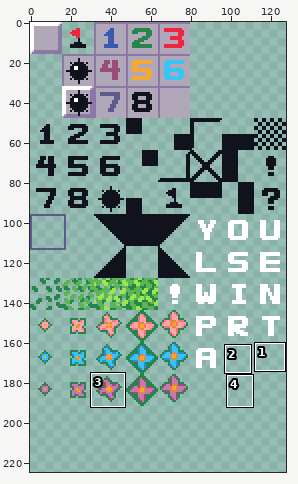
Two versions of one sprite sheet, assets/minesweeper.png. Above: a wide view before the commit, with the close-up outlined.
Close-up. Old version:
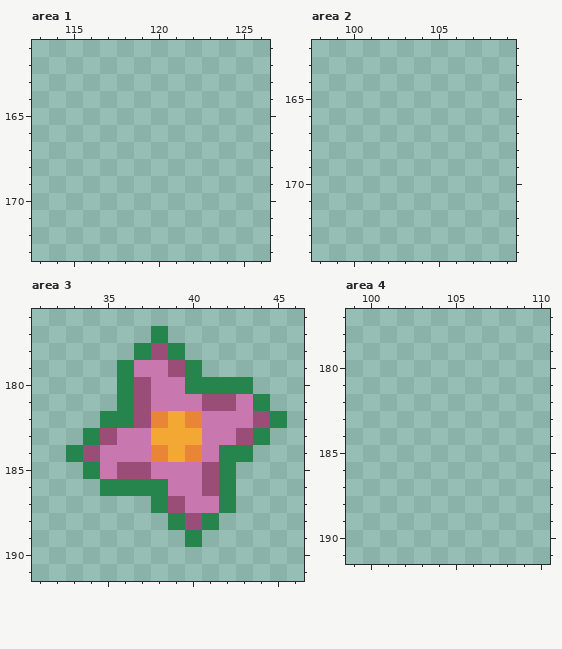
The file is 128x256 pixels. Shown: area 1: x 113..126, y 161..173; area 2: x 98..109, y 162..174; area 3: x 31..46, y 176..191; area 4: x 99..110, y 177..191. The wide view leaves out empty margins. The commit also changed other parts of the picture, which this record leaves out.
After:
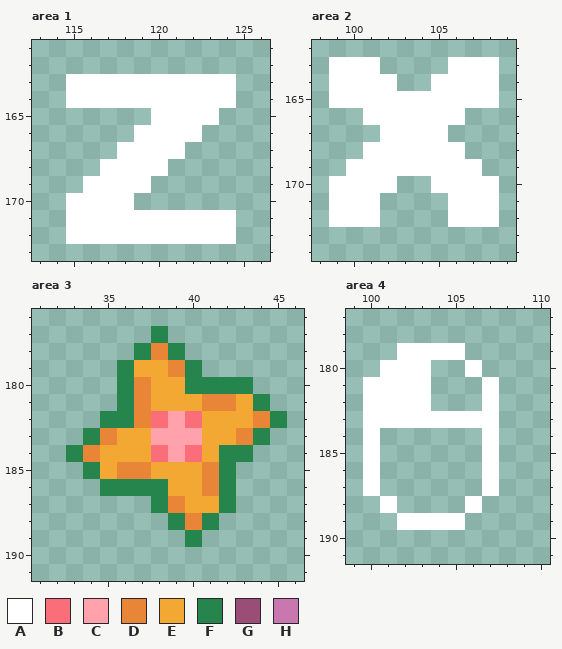
Palette (. is transparent): A #ffffff  B #fa6e79  C #ffa2ac  D #e98537  E #f3a833  F #26854c  G #9a4d76  H #c878af
The exact change:
Area 1:
There is now colour A in rows 163 to 164 at x 115 to 124; in row 165 at x 120 to 123; in row 166 at x 119 to 122; in row 167 at x 118 to 121; in row 168 at x 117 to 120; in row 169 at x 116 to 119.
There is now colour A in row 170 at x 115 to 118; in rows 171 to 172 at x 115 to 124.
Area 2:
There is now colour A in row 163 at x 99 to 101 and 106 to 108; in row 164 at x 99 to 102 and 105 to 108; in row 165 at x 99 to 108; in row 166 at x 101 to 106; in row 167 at x 102 to 105; in row 168 at x 101 to 106.
There is now colour A in row 169 at x 100 to 107; in row 170 at x 99 to 102 and 105 to 108; in rows 171 to 172 at x 99 to 101 and 106 to 108.
Area 3:
The edit turns colour D into colour B in row 182 at x 38 and 40; in row 184 at x 38 and 40.
The edit turns colour E into colour C in row 182 at x 39; in row 183 at x 38 to 40; in row 184 at x 39.
The edit turns colour G into colour D in row 178 at x 38; in row 179 at x 39; in row 180 at x 37; in row 181 at x 37 and 41 to 42; in row 182 at x 37 and 44; in row 183 at x 35 and 43.
The edit turns colour G into colour D in row 184 at x 34; in row 185 at x 36 to 37 and 41; in row 186 at x 41; in row 187 at x 39; in row 188 at x 40.
The edit turns colour H into colour E in row 179 at x 37 to 38; in row 180 at x 38 to 39; in row 181 at x 38 to 40 and 43; in row 182 at x 41 to 43; in row 183 at x 36 to 37 and 41 to 42; in row 184 at x 35 to 37 and 41.
The edit turns colour H into colour E in row 185 at x 35 and 38 to 40; in row 186 at x 39 to 40; in row 187 at x 40 to 41.
Area 4:
There is now colour A in row 179 at x 102 to 105; in row 180 at x 101 to 103 and 106; in rows 181 to 182 at x 100 to 103 and 107; in row 183 at x 100 to 107; in rows 184 to 187 at x 100 and 107; in row 188 at x 101 and 106.
There is now colour A in row 189 at x 102 to 105.
